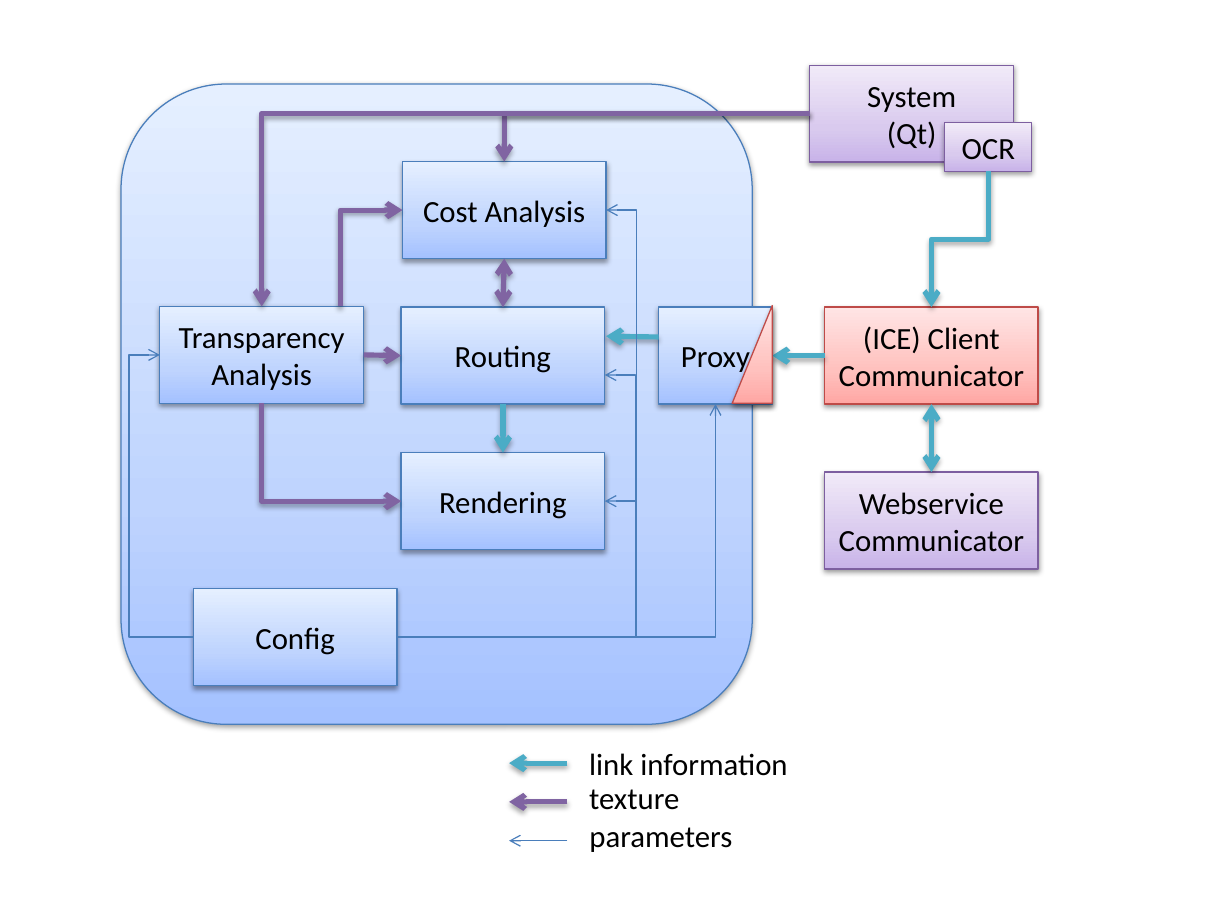
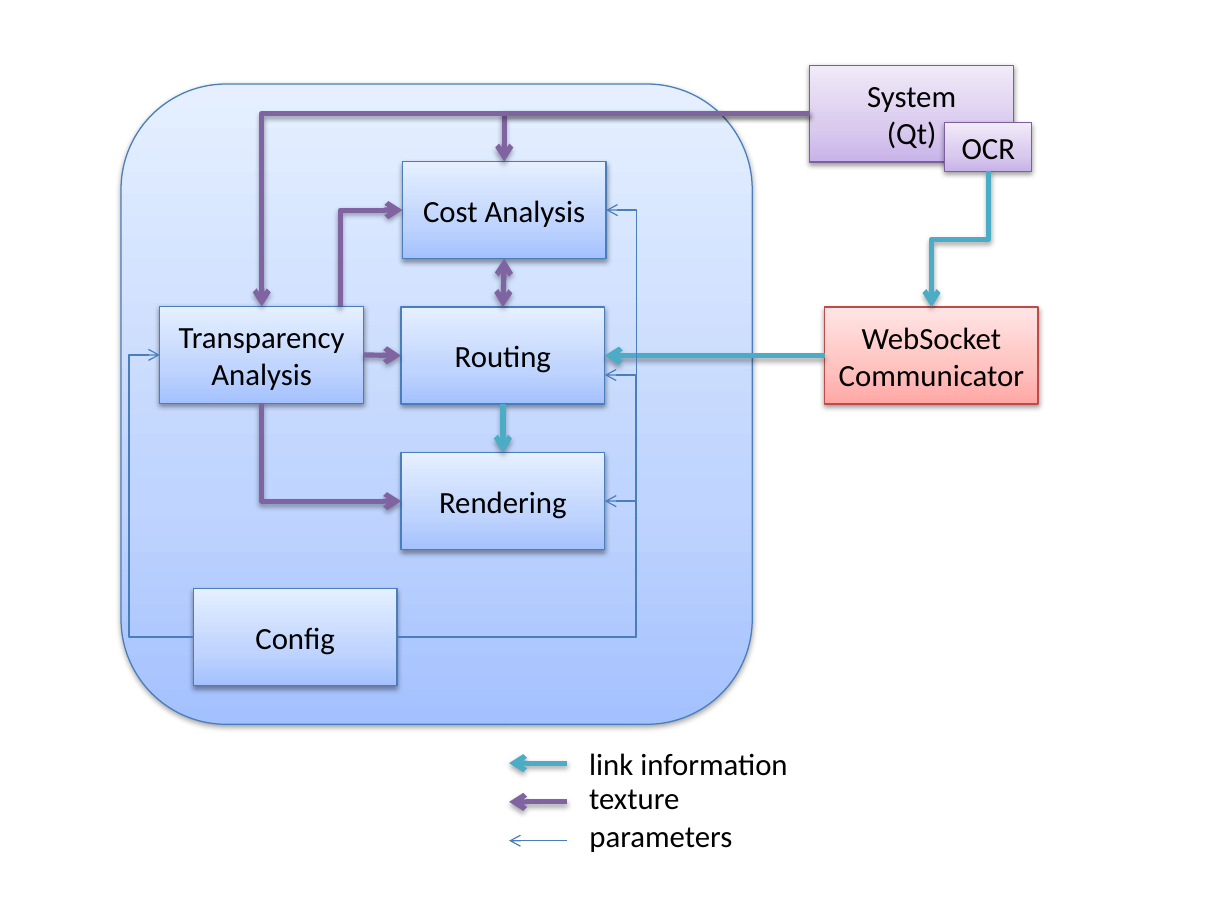
Before and after one commit to Caleydo/visuallinks, a slide deck: slide 1 of docs/desgin.pptx. Drawn at 1232x924 pixels with LibreOffice and Linux fonts; fonts in the diff are those of the drawing. Boxes give left, top, right and bottom in pixels: in the first picture for what was removed or moved away, otherwise in the second. Text is boxed around its words. In the diff, an @@ line names an element or a change of style, - is before the commit and + after.

```diff
--- a/docs/desgin.pptx
+++ b/docs/desgin.pptx
@@ rectangle removed at (659, 307, 772, 404) @@
-Proxy
@@ right triangle removed at (732, 306, 772, 403) @@
@@ text in rectangle at (839, 327, 1024, 387): text changed @@
-(ICE) Client Communicator
+WebSocket
+Communicator
@@ arrow moved from (824, 356) - (772, 356) to (824, 356) - (605, 356) @@
@@ arrow removed from (659, 338) to (606, 336) @@
@@ elbow arrow removed from (397, 637) to (716, 404) @@
@@ double arrow removed from (931, 404) to (931, 472) @@
@@ rectangle removed at (824, 472, 1037, 569) @@
-Webservice Communicator
```
Also in this commit, not shown: 3 other files.
